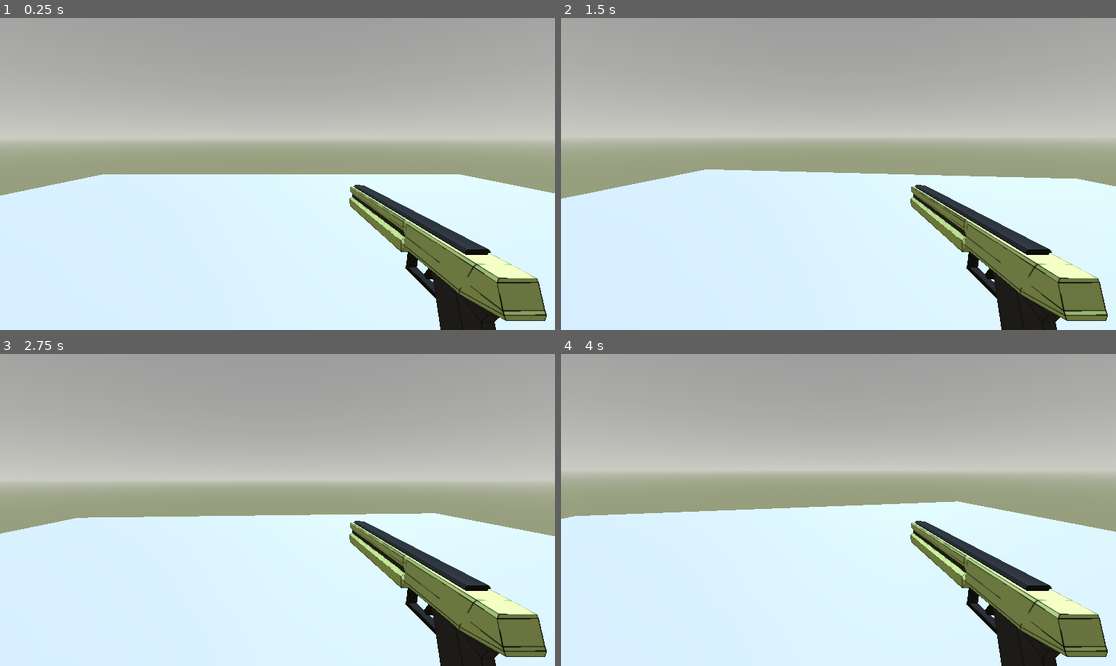
Above: before the commit, frames 1-4 (two rows, left to right).
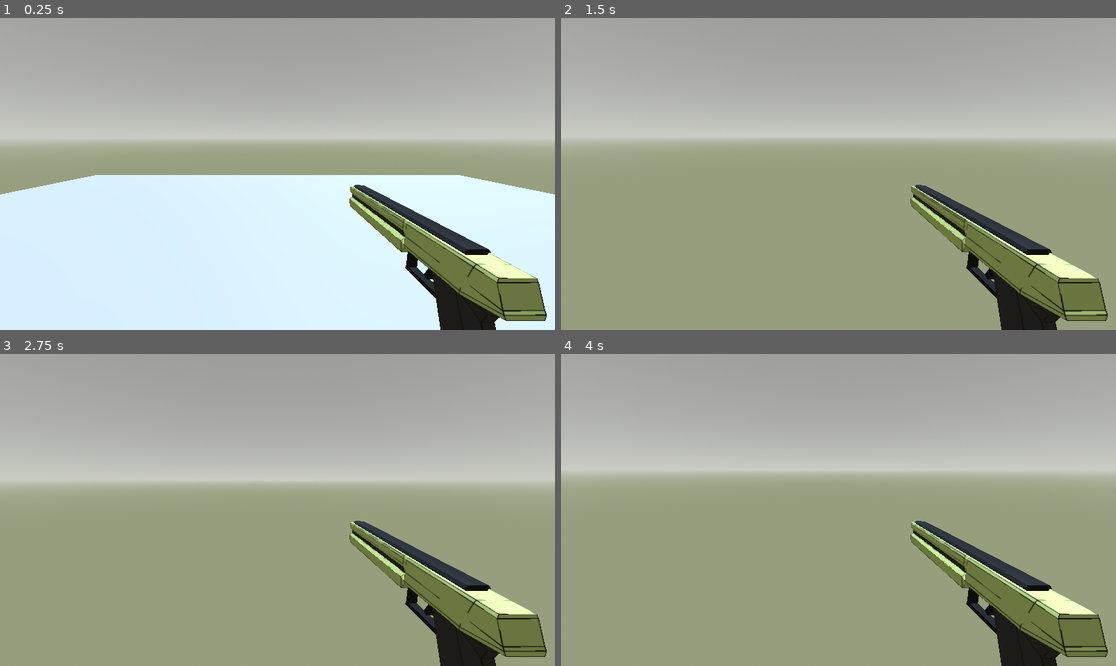
Above: after the commit, the same moments.

Repository: KeefirKeefir/GameJam24
Game: Godot game, scene res://scenes/floor.tscn
The game is run twice, just before and just after one commit, with the same random seed, the same clock (stepped at 60 frames per second) and the same inputs.
Inputs (mouse positions are in pixels of both pictures, inside the frame that each line leads up to):
- Up to frame 1 (0.25 s): no input
- Up to frame 2 (1.5 s): tap Enter at 0.5 s; move the mouse to (866, 174) at 0.52 s; hold W (forward, bound only after the commit) from 0.53 s (still down); tap Space (jump, bound only after the commit) at 0.6, 0.77, 1.07, 1.25, 1.35 s; move the mouse to (810, 174) at 1.27 s
- Up to frame 3 (2.75 s): keep holding W (forward, bound only after the commit); tap Space (jump, bound only after the commit) at 1.52, 1.82, 2.1 s; tap Enter at 2 s; move the mouse to (288, 503) at 2.02 s
- Up to frame 4 (4 s): keep holding W (forward, bound only after the commit); tap Space (jump, bound only after the commit) at 2.75, 2.85, 3.02, 3.32, 3.6, 3.77 s; move the mouse to (832, 516) at 2.77 s; tap Enter at 3.5 s; move the mouse to (877, 513) at 3.52 s

The runs differ from the first frame. In frame 1, 0.2% of the frame differs, in the area x 0-100%, y 50-58%; in frame 2, 42%; in frame 3, 40%; in frame 4, 43%, in the area x 0-100%, y 47-100%.

Commit message:
added cam sniper enemy model, changed gravity and movement values

Diff:
--- a/scripts/player.gd
+++ b/assets/player.gd
@@ -1,6 +1,6 @@
 extends CharacterBody3D
 
-var gravity := 9.8  # Default gravity value
+var gravity := 40  # Default gravity value
 
 func _ready():
 	gravity = ProjectSettings.get_setting("physics/3d/default_gravity")
--- a/project.godot
+++ b/project.godot
@@ -14,3 +14,35 @@
 run/main_scene="res://scenes/floor.tscn"
 config/features=PackedStringArray("4.3", "Forward Plus")
 config/icon="res://icon.svg"
+
+[input]
+
+left={
+"deadzone": 0.5,
+"events": [Object(InputEventKey,"resource_local_to_scene":false,"resource_name":"","device":-1,"window_id":0,"alt_pressed":false,"shift_pressed":false,"ctrl_pressed":false,"meta_pressed":false,"pressed":false,"keycode":0,"physical_keycode":65,"key_label":0,"unicode":97,"location":0,"echo":false,"script":null)
+]
+}
+right={
+"deadzone": 0.5,
+"events": [Object(InputEventKey,"resource_local_to_scene":false,"resource_name":"","device":-1,"window_id":0,"alt_pressed":false,"shift_pressed":false,"ctrl_pressed":false,"meta_pressed":false,"pressed":false,"keycode":0,"physical_keycode":68,"key_label":0,"unicode":100,"location":0,"echo":false,"script":null)
+]
+}
+forward={
+"deadzone": 0.5,
+"events": [Object(InputEventKey,"resource_local_to_scene":false,"resource_name":"","device":-1,"window_id":0,"alt_pressed":false,"shift_pressed":false,"ctrl_pressed":false,"meta_pressed":false,"pressed":false,"keycode":0,"physical_keycode":87,"key_label":0,"unicode":119,"location":0,"echo":false,"script":null)
+]
+}
+back={
+"deadzone": 0.5,
+"events": [Object(InputEventKey,"resource_local_to_scene":false,"resource_name":"","device":-1,"window_id":0,"alt_pressed":false,"shift_pressed":false,"ctrl_pressed":false,"meta_pressed":false,"pressed":false,"keycode":0,"physical_keycode":83,"key_label":0,"unicode":115,"location":0,"echo":false,"script":null)
+]
+}
+jump={
+"deadzone": 0.5,
+"events": [Object(InputEventKey,"resource_local_to_scene":false,"resource_name":"","device":-1,"window_id":0,"alt_pressed":false,"shift_pressed":false,"ctrl_pressed":false,"meta_pressed":false,"pressed":false,"keycode":0,"physical_keycode":32,"key_label":0,"unicode":32,"location":0,"echo":false,"script":null)
+]
+}
+
+[physics]
+
+3d/default_gravity=40.0
--- /dev/null
+++ b/scenes/camEnemy.tscn
@@ -0,0 +1,12 @@
+[gd_scene load_steps=4 format=3 uid="uid://c2wxkh4unf0p5"]
+
+[ext_resource type="ArrayMesh" uid="uid://ckeppks65r6j7" path="res://assets/gcDrone.obj" id="1_07wcl"]
+[ext_resource type="Texture2D" uid="uid://p5yuqqub3yfu" path="res://assets/camGrid2.png" id="2_5eun7"]
+
+[sub_resource type="StandardMaterial3D" id="StandardMaterial3D_014qo"]
+albedo_texture = ExtResource("2_5eun7")
+
+[node name="MeshInstance3D" type="MeshInstance3D"]
+transform = Transform3D(-4.37114e-08, 0, 1, 0, 1, 0, -1, 0, -4.37114e-08, 0.292516, -6.28411, 0.329124)
+mesh = ExtResource("1_07wcl")
+surface_material_override/0 = SubResource("StandardMaterial3D_014qo")
--- a/scenes/floor.tscn
+++ b/scenes/floor.tscn
@@ -40,3 +40,4 @@
 size = Vector3(20, 1, 20)
 
 [node name="Player" parent="." instance=ExtResource("1_y876f")]
+transform = Transform3D(1, 0, 0, 0, 1, 0, 0, 0, 1, 0, 1.15682, 0)
--- a/scenes/player.tscn
+++ b/scenes/player.tscn
@@ -1,6 +1,6 @@
 [gd_scene load_steps=9 format=3 uid="uid://ddn3gi1k5ock8"]
 
-[ext_resource type="Script" path="res://scripts/player.gd" id="1_wxbg3"]
+[ext_resource type="Script" path="res://assets/player.gd" id="1_wxbg3"]
 [ext_resource type="PackedScene" uid="uid://dpk8kg8331frq" path="res://assets/blasterA.glb" id="2_10p0m"]
 [ext_resource type="Script" path="res://scripts/camera_control.gd" id="2_bbeqo"]
 [ext_resource type="Script" path="res://scenes/navigation.gd" id="3_0on3f"]
--- a/scripts/movement.gd
+++ b/scripts/movement.gd
@@ -1,7 +1,7 @@
 extends Node3D
 
-@export var speed := 5
-@export var jump_speed := 5
+@export var speed := 20
+@export var jump_speed := 15
 var velocity : Vector3 = Vector3()
 var player : CharacterBody3D
 var camera: Camera3D
Binary file added: assets/camGrid2.png
Not shown, added: assets/camGrid2.png.import
Not shown, added: assets/gcDrone.obj
Not shown, added: assets/gcDrone.obj.import
